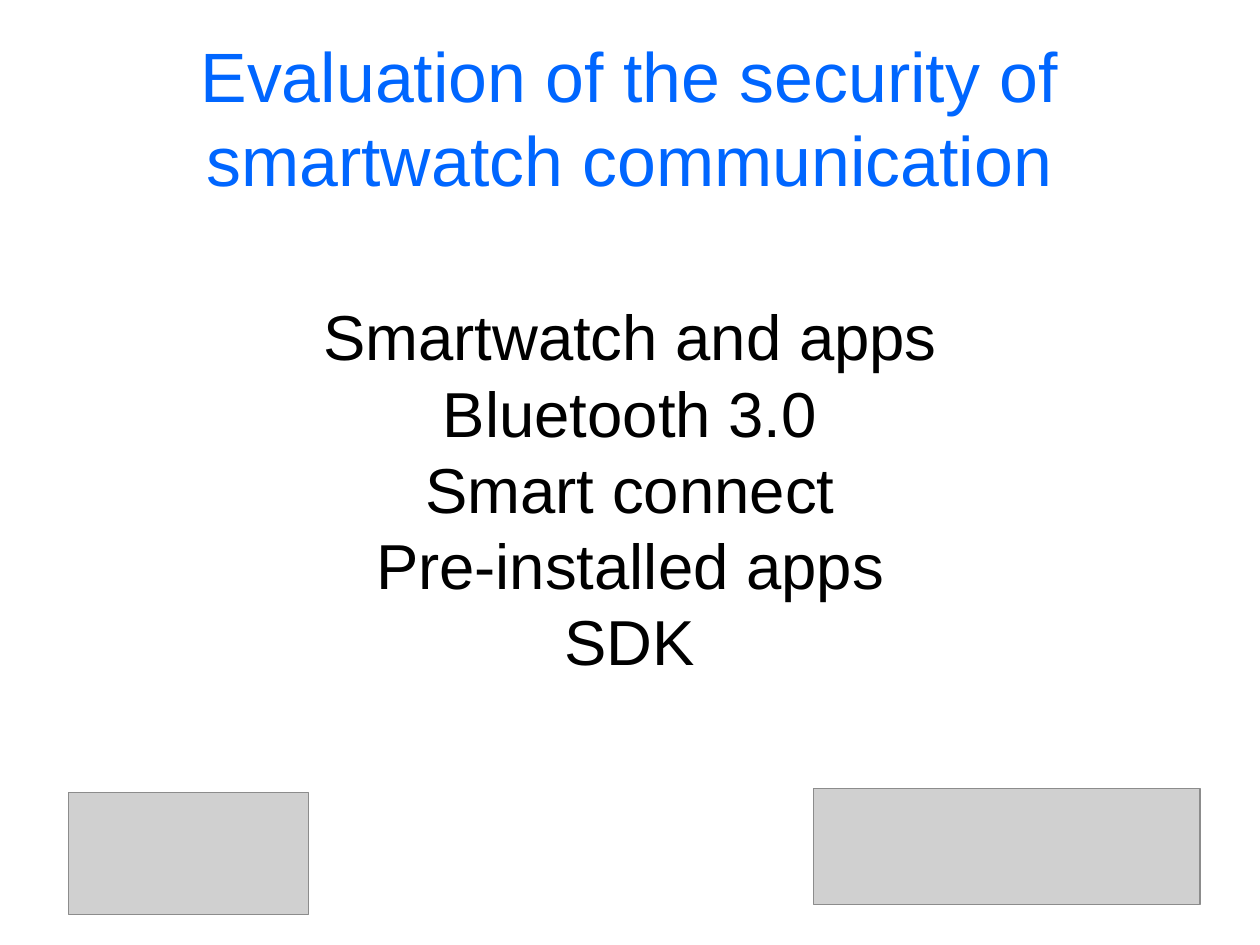
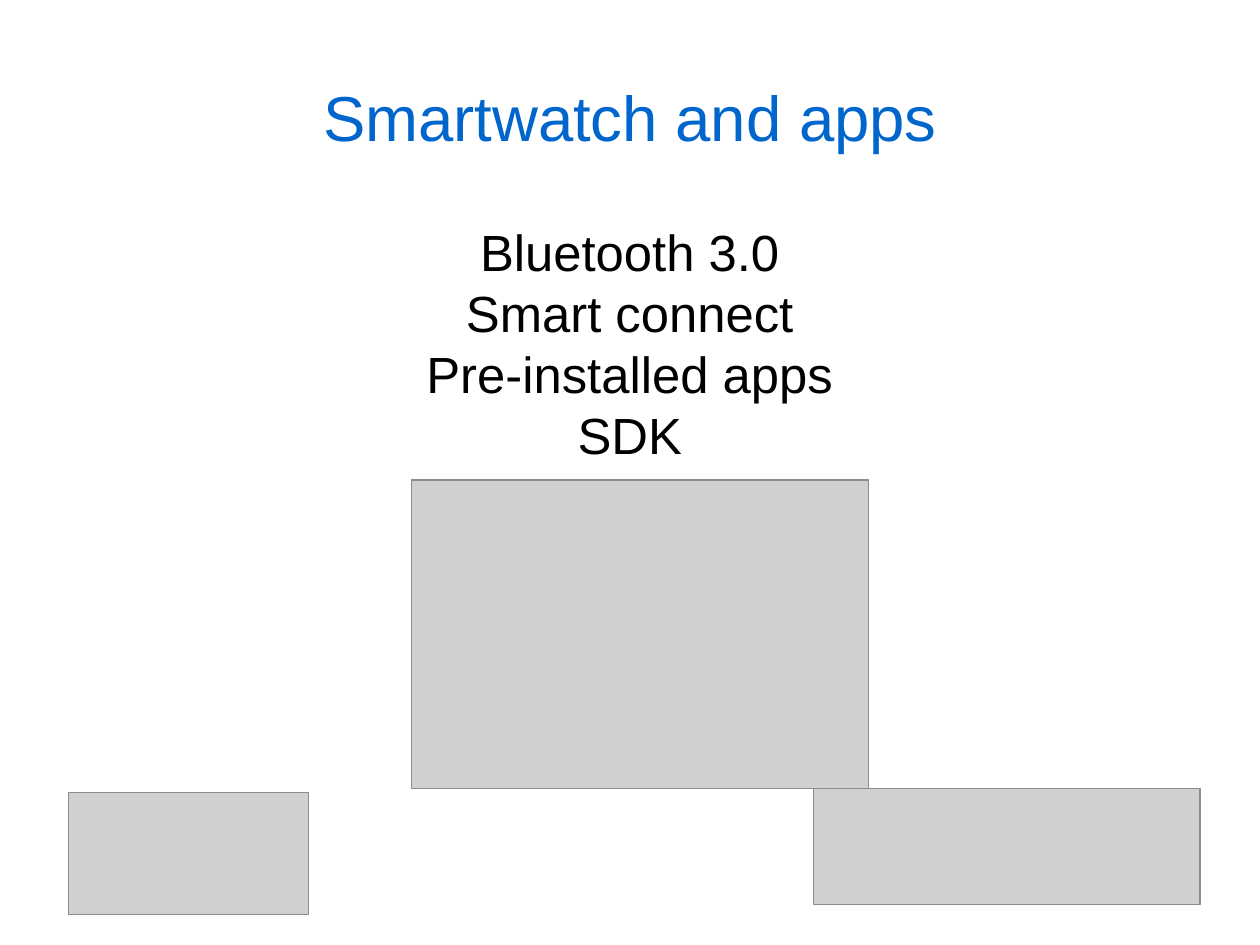
Before and after one commit to cheeseit/smartwatchers_report, a slide deck: slide 7 of presentation.odp. Drawn at 1260x945 pixels with LibreOffice and Linux fonts; fonts in the diff are those of the drawing; grey boxes stand for pictures. Boxes give left, top, right and bottom in pixels: in the first picture for what was removed or moved away, otherwise in the second. Text is boxed around its words. In the diff, an @@ line names an element or a change of style, - is before the commit and + after.

```diff
--- a/presentation.odp
+++ b/presentation.odp
@@ title at (323, 95, 937, 153): text changed; size 44 to 40 pt; text colour #0066FF to #0066CC @@
-Evaluation of the security of smartwatch communication
+Smartwatch and apps
@@ subtitle "Bluetooth 3.0" at (426, 234, 833, 455): size 40 to 32 pt @@
@@ subtitle at (323, 314, 937, 372): paragraph removed @@
-Smartwatch and apps
@@ picture added at (412, 480, 869, 789) @@
```
Also in this commit, not shown: 9 other slides changed, 3 slides added, 2 slides removed, 1 other file.
